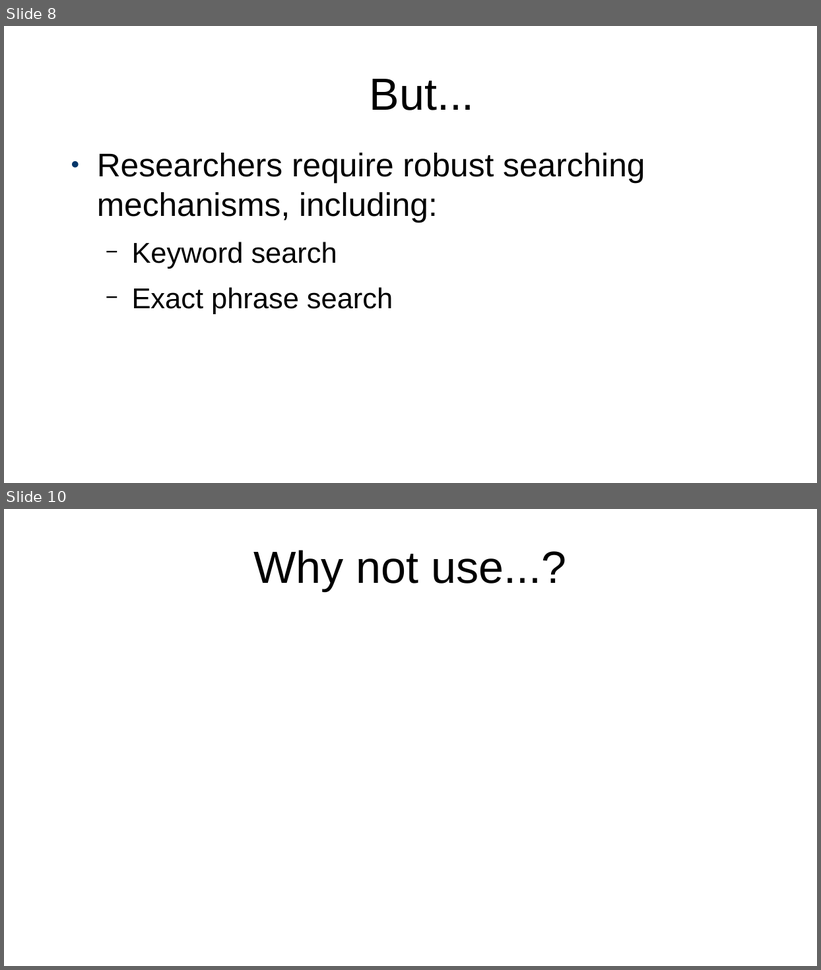
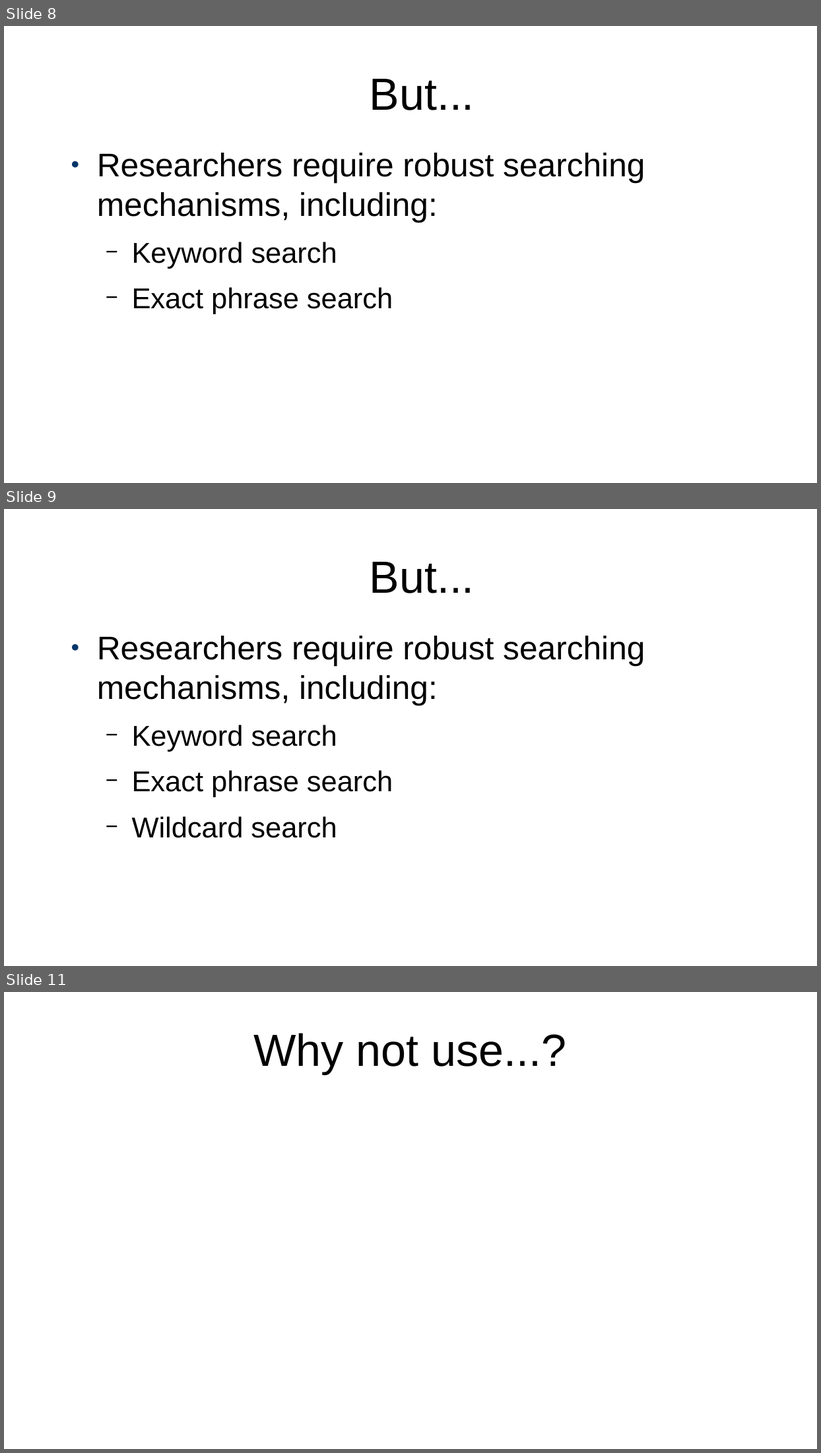
Before and after one commit to projectEndings/Endings, a slide deck: presentations/ubc2020/nineProjects.odp. Shown one above the other, each under a label of ours: slides 8 and 10 before the commit, slides 8, 9 and 11 after it; the slides between them are not shown. The pictures are 821x970 and 821x1453 pixels, drawn with LibreOffice and Linux fonts; fonts in the diff are those of the drawing. Boxes give left, top, right and bottom in pixels: in the first picture for what was removed or moved away, otherwise in the second. Text is boxed around its words. In the diff, an @@ line names an element or a change of style, - is before the commit and + after.

```diff
--- a/presentations/ubc2020/nineProjects.odp
+++ b/presentations/ubc2020/nineProjects.odp
@@ slide 9 added at [4, 509, 817, 966], background #FFFFFF @@
@@ title added at [370, 562, 475, 593], 44 pt, text #000000 @@
+But...
@@ text added at [97, 636, 645, 838], 32 pt, text #000000 @@
+● Researchers require robust searching mechanisms, including:
+  − Keyword search
+  − Exact phrase search
+  − Wildcard search
@@ what was slide 10 is now slide 11 @@
```
Also in this commit, not shown: 2 slides changed, 3 other slides added, 3 slides removed.
